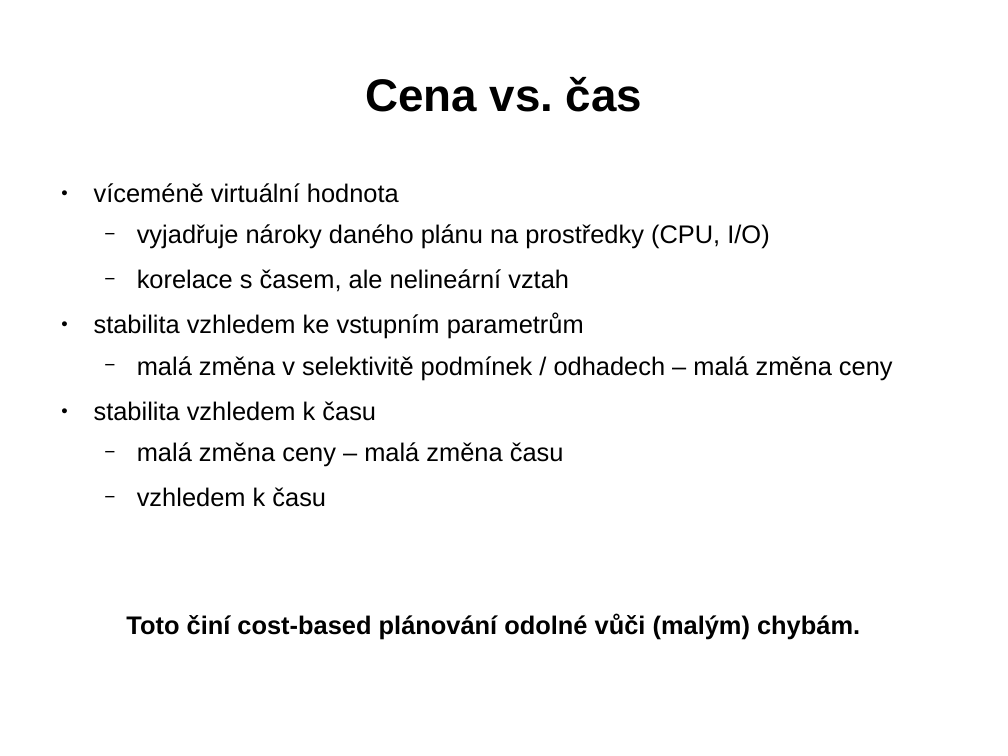
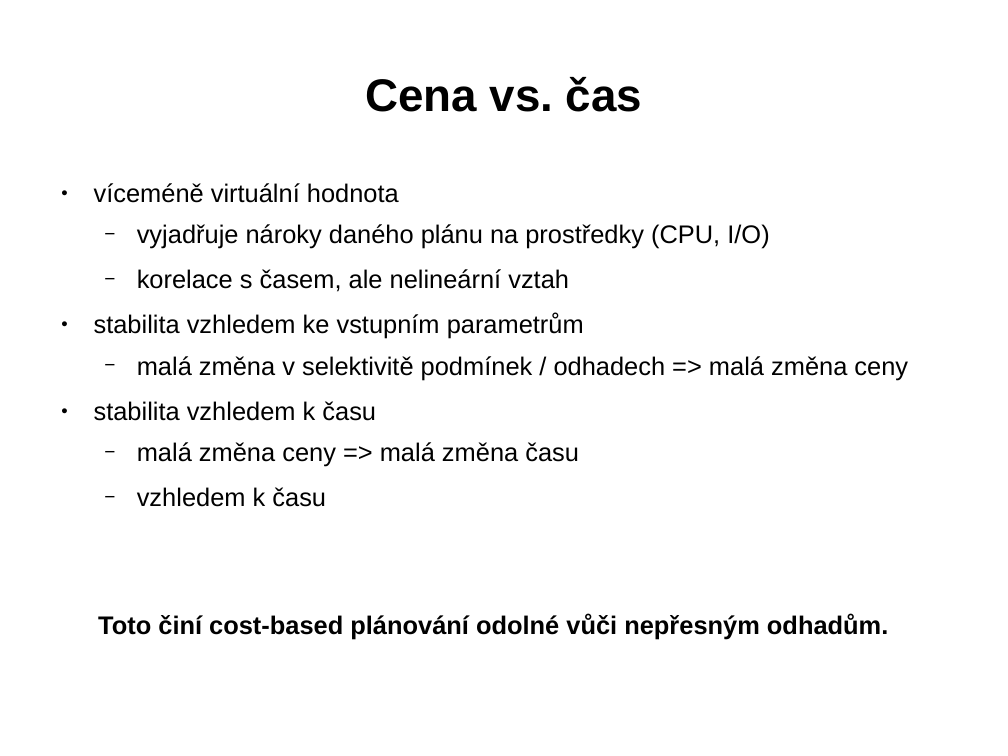
Before and after one commit to tvondra/explain_training, a slide deck: slide 9 of explain-training.odp. Drawn at 1008x756 pixels with LibreOffice and Linux fonts; fonts in the diff are those of the drawing. Boxes give left, top, right and bottom in pixels: in the first picture for what was removed or moved away, otherwise in the second. Text is boxed around its words. In the diff, an @@ line names an element or a change of style, - is before the commit and + after.

```diff
--- a/explain-training.odp
+++ b/explain-training.odp
@@ text at (137, 356, 908, 380): text changed @@
-  − malá změna v selektivitě podmínek / odhadech – malá změna ceny
+  − malá změna v selektivitě podmínek / odhadech => malá změna ceny
@@ text at (137, 442, 579, 467): text changed @@
-  − malá změna ceny – malá změna času
+  − malá změna ceny => malá změna času
@@ text at (98, 614, 888, 640): text changed @@
-Toto činí cost-based plánování odolné vůči (malým) chybám.
+Toto činí cost-based plánování odolné vůči nepřesným odhadům.
```
Also in this commit, not shown: 53 other slides changed, 13 slides removed, 2 other files.
